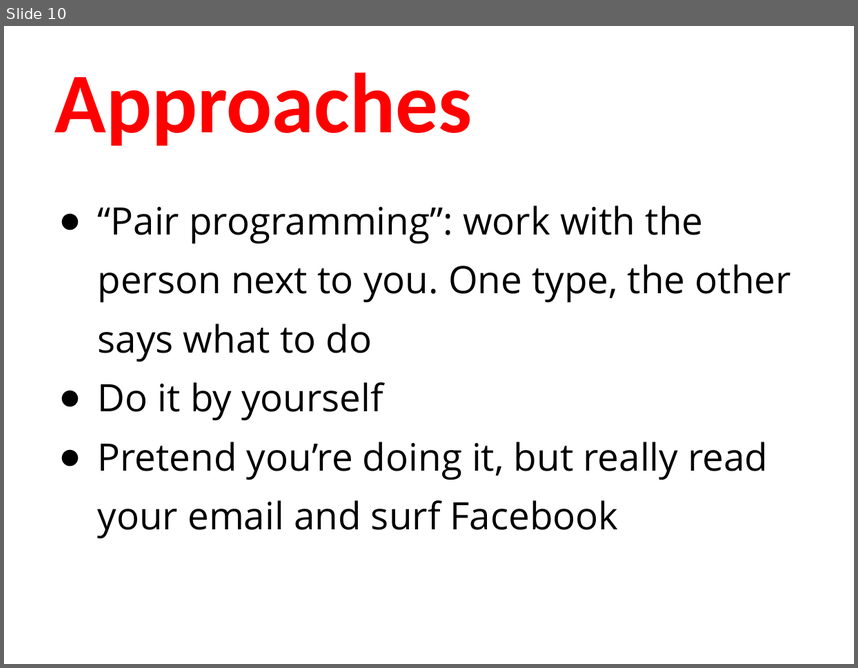
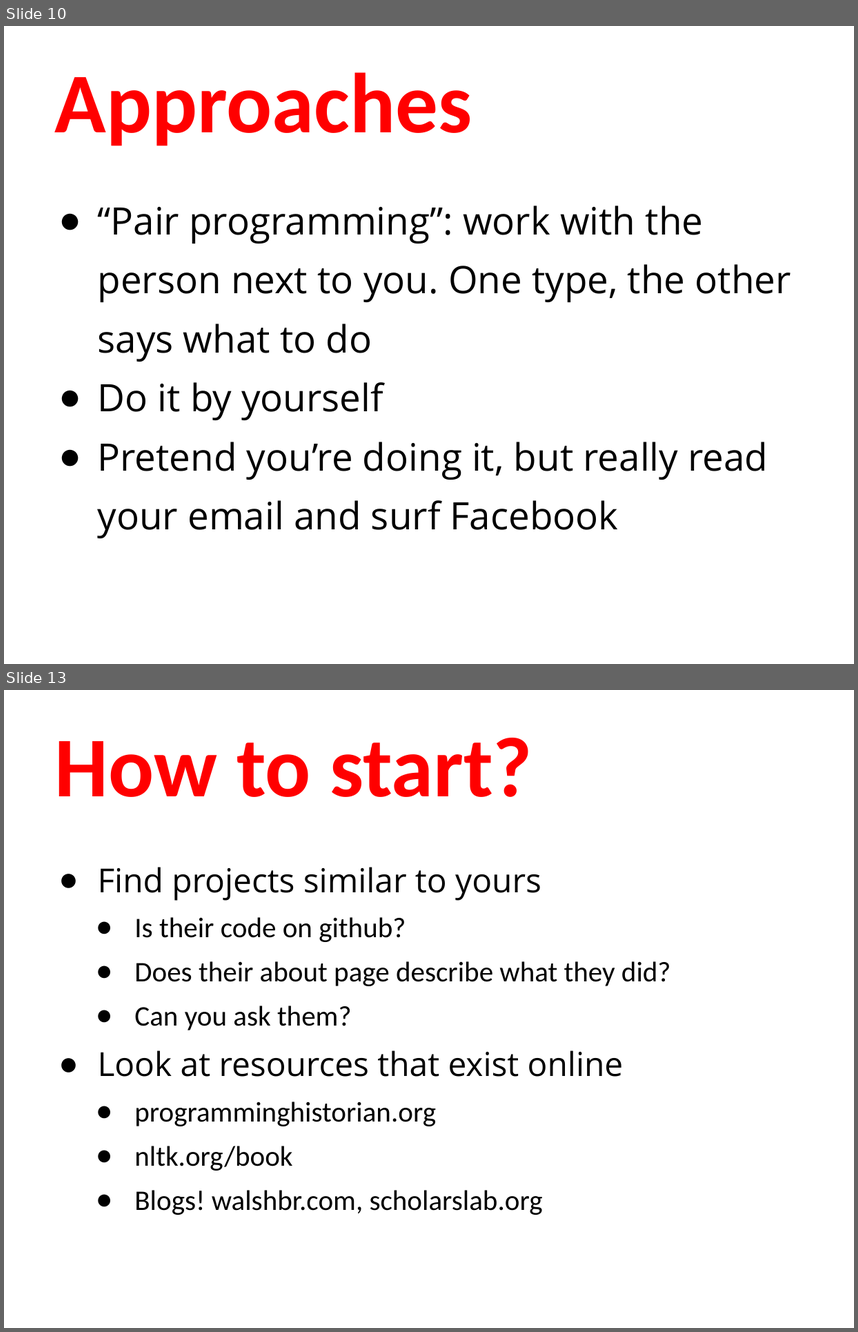
Before and after one commit to humanitiesprogramming/slides, a slide deck: 2019/python/day3-review.pptx. Shown one above the other, each under a label of ours: slide 10 before the commit, slides 10 and 13 after it; the slides between them are not shown. The pictures are 858x668 and 858x1332 pixels, drawn with LibreOffice and Linux fonts; fonts in the diff are those of the drawing. Boxes give left, top, right and bottom in pixels: in the first picture for what was removed or moved away, otherwise in the second. Text is boxed around its words. In the diff, an @@ line names an element or a change of style, - is before the commit and + after.

```diff
--- a/2019/python/day3-review.pptx
+++ b/2019/python/day3-review.pptx
@@ slide 13 added at [4,690,854,1328], background #FFFFFF @@
@@ title added at [55,738,533,797], 72 pt, text #FF0000, bold @@
+How to start?
@@ text added at [98,867,671,1214], 24 pt, text #000000 @@
+● Find projects similar to yours
+  ● Is their code on github?
+  ● Does their about page describe what they did?
+  ● Can you ask them?
+● Look at resources that exist online
+  ● programminghistorian.org
+  ● nltk.org/book
+  ● Blogs! walshbr.com, scholarslab.org
```
Also in this commit, not shown: 3 other slides added.
